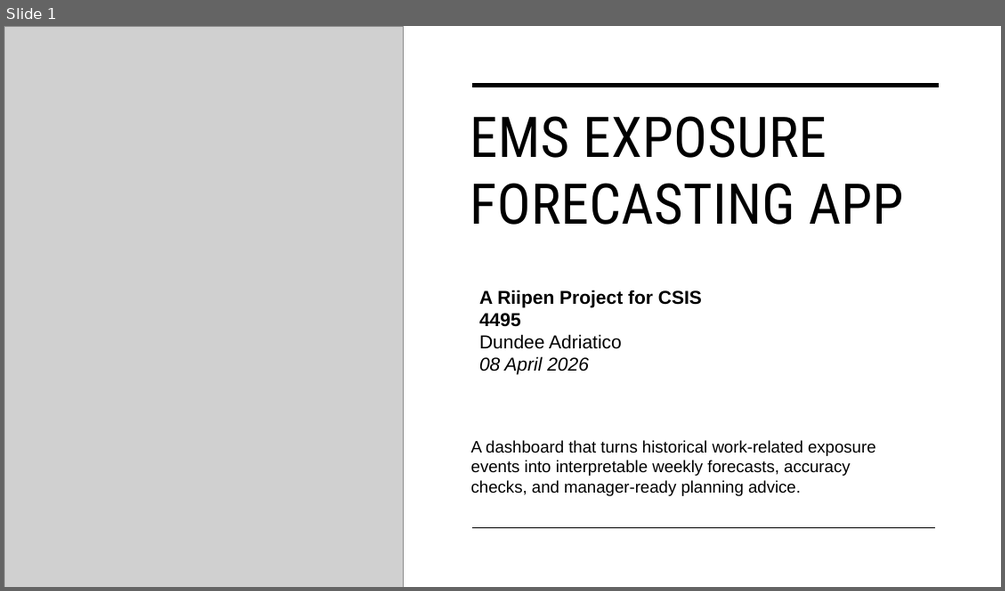
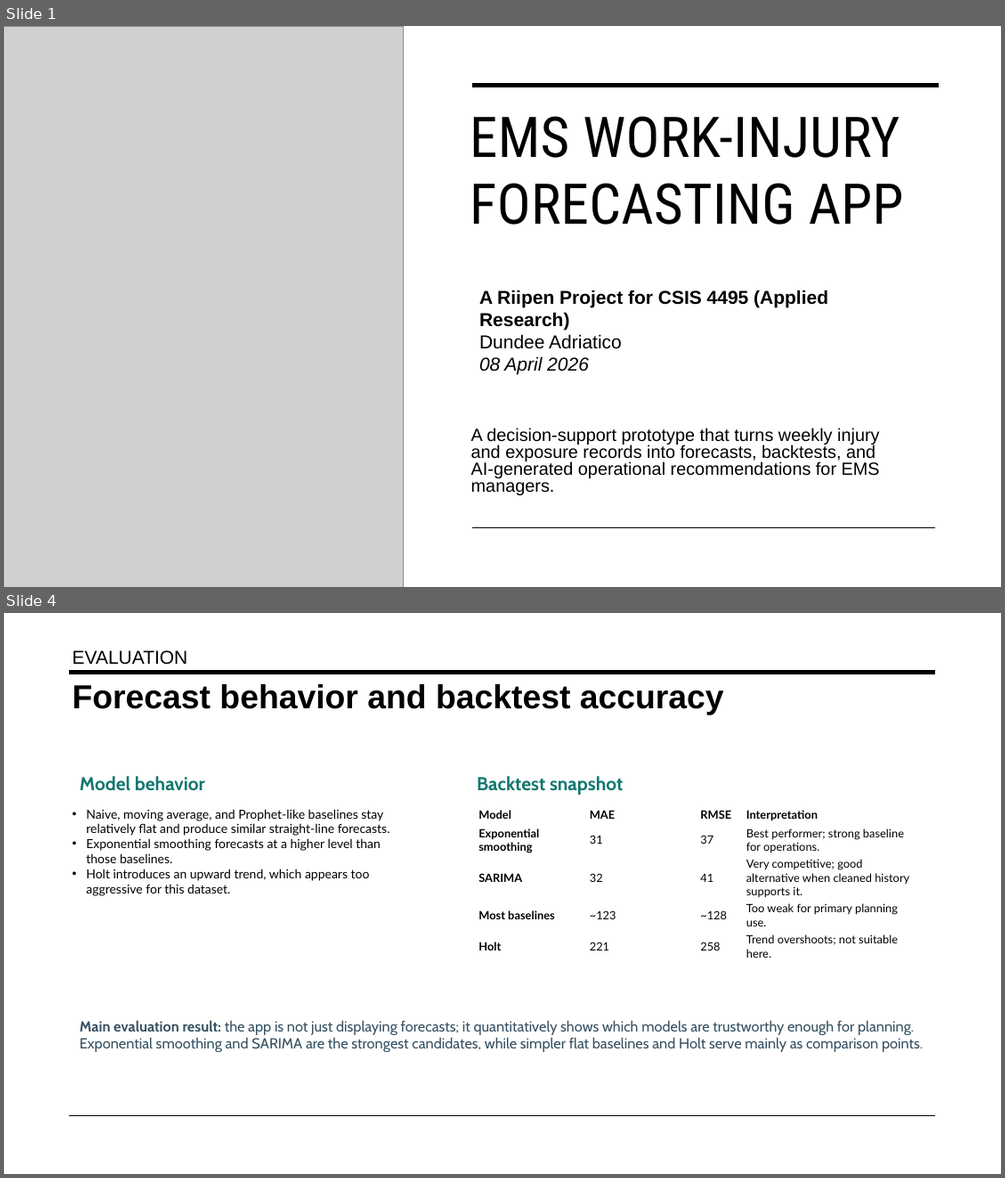
Before and after one commit to dondemici/W26_4495_S2_DundeeA, a slide deck: DocumentsAndReports/EMS Exposure Forecasting App Deck.pptx. Shown one above the other, each under a label of ours: slide 1 before the commit, slides 1 and 4 after it; the slides between them are not shown. The pictures are 1005x591 and 1005x1178 pixels, drawn with LibreOffice and Linux fonts; fonts in the diff are those of the drawing; grey boxes stand for pictures. Boxes give left, top, right and bottom in pixels: in the first picture for what was removed or moved away, otherwise in the second. Text is boxed around its words. In the diff, an @@ line names an element or a change of style, - is before the commit and + after.

```diff
--- a/DocumentsAndReports/EMS Exposure Forecasting App Deck.pptx
+++ b/DocumentsAndReports/EMS Exposure Forecasting App Deck.pptx
@@ slide 4 added at (4,613,1001,1174), background #FFFFFF @@
@@ text added at (73,650,188,665), 18 pt, text #000000 @@
+EVALUATION
@@ line added from (70, 672) to (936, 672), #000000 3.5 pt @@
@@ text added at (73,684,724,715), 32 pt, text #000000, bold @@
+Forecast behavior and backtest accuracy
@@ text added at (80,776,205,791), 18 pt, text #0F766E, bold @@
+Model behavior
@@ text added at (477,776,623,795), 18 pt, text #0F766E, bold @@
+Backtest snapshot
@@ text added at (86,809,390,896), 12 pt, text #000000 @@
+• Naive, moving average, and Prophet-like baselines stay relatively flat and produce similar straight-line forecasts.
+• Exponential smoothing forecasts at a higher level than those baselines.
+• Holt introduces an upward trend, which appears too aggressive for this dataset.
@@ table added at (475,806,918,961), 5 rows, 4 columns @@
+Model | MAE | RMSE | Interpretation
+Exponential smoothing | 31 | 37 | Best performer; strong baseline for operations.
+SARIMA | 32 | 41 | Very competitive; good alternative when cleaned history supports it.
+Most baselines | ~123 | ~128 | Too weak for primary planning use.
+Holt | 221 | 258 | Trend overshoots; not suitable here.
@@ text added at (80,1020,922,1052), 14 pt, text #355163 @@
+Main evaluation result: the app is not just displaying forecasts; it quantitatively shows which models are trustworthy enough for planning. Exponential smoothing and SARIMA are the strongest candidates, while simpler flat baselines and Holt serve mainly as comparison points.
@@ line added from (70, 1116) to (936, 1116), #000000 1 pt @@
@@ slide 1 changed as well @@
@@ picture added at (4,26,403,587) @@
@@ title at (469,116,904,224): text changed @@
-EMS EXPOSURE FORECASTING APP
+EMS WORK-INJURY FORECASTING APP
@@ text at (479,289,828,329): text changed @@
-A Riipen Project for CSIS 4495
+A Riipen Project for CSIS 4495 (Applied Research)
@@ subtitle at (471,427,880,495): text changed; size 16 to 17 pt @@
-A dashboard that turns historical work-related exposure events into interpretable weekly forecasts, accuracy checks, and manager-ready planning advice.
+A decision-support prototype that turns weekly injury and exposure records into forecasts, backtests, and AI-generated operational recommendations for EMS managers.
```
Also in this commit, not shown: 5 other slides added, 5 slides removed, 2 other files.
